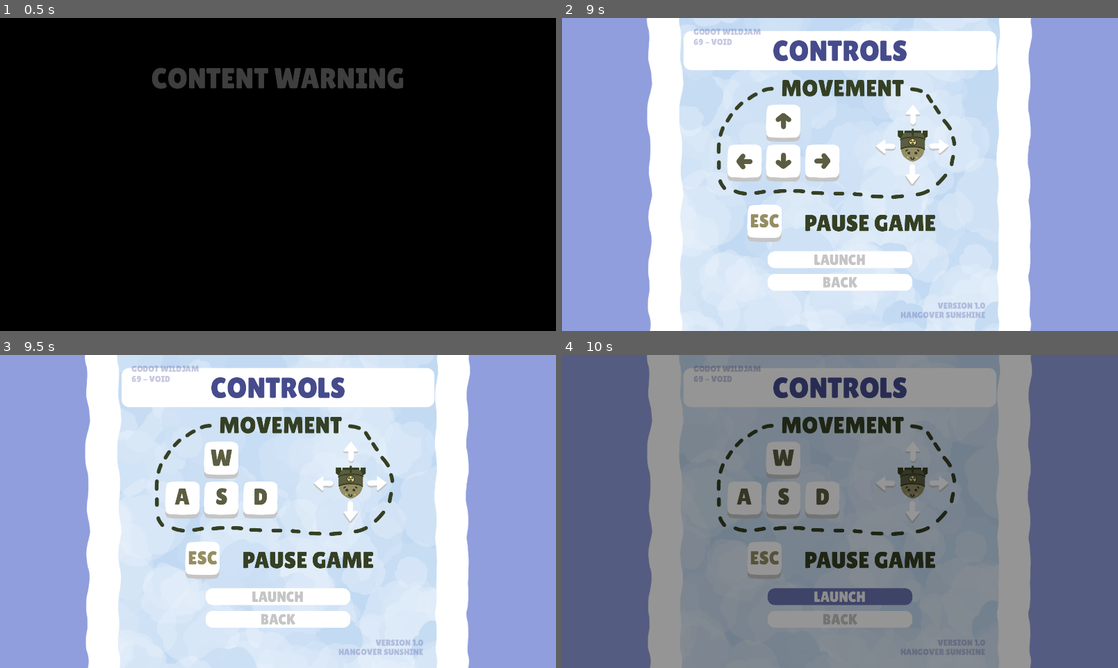
Above: before the commit, frames 1-4 (two rows, left to right).
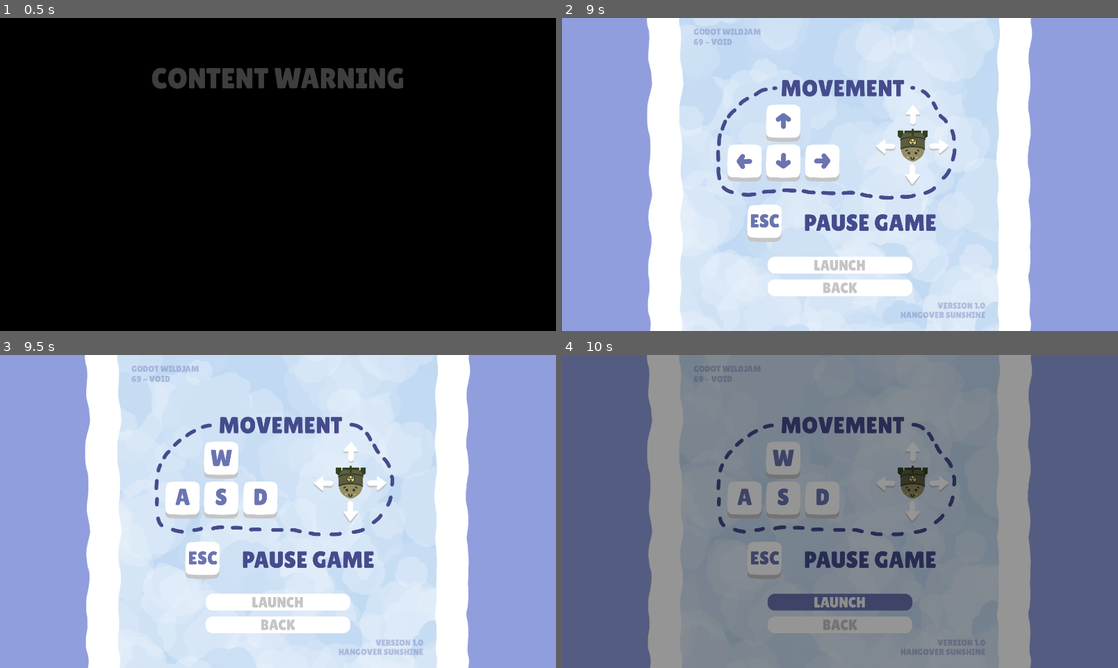
Above: after the commit, the same moments.

Repository: Hangover-Sunshine/DEFCON-JUNIOR
Game: Godot game, scene res://scenes/MainScene.tscn
Two runs of this game, one before a commit and one after it. Both use one fixed random seed, a clock stepped at 60 frames per second and the inputs below.
Inputs:
- Up to frame 1 (0.5 s): no input
- Up to frame 2 (9 s): hold D (right) 0.53-1.28 s; tap Shift (dash) every 2.25 s from 0.6 to 7.35 s; hold S (down) 1.28-2.03 s; tap Space (fire) at 1.35, 5, 5.85 s; hold D (right) 2.03-2.78 s; tap Q (shield) at 2.1, 4.35, 6.6 s; tap Enter at 2.75, 3.5, 4.25, 7.25, 8 s; hold W (up) 2.78-3.53 s; hold Space (fire) 3.53-4.28 s; hold A (left) 3.53-5.03 s; hold S (down) 5.03-5.78 s; hold D (right) 5.78-6.53 s; hold W (up) 6.53-7.28 s; hold D (right) 7.28-8.03 s; hold S (down) 8.03-8.75 s; hold Space (fire) 8.03-8.75 s; click "START" at 8.75 s
- Up to frame 3 (9.5 s): no input
- Up to frame 4 (10 s): click "LAUNCH" at 9.5 s

Frame 1 is identical in both runs. In frame 2, 12% of the frame differs, in the area x 21-79%, y 4-89%; in frame 3, 12%; in frame 4, 9.7%.

Commit message:
Controls Update

Diff:
--- a/scenes/menus/menu_pregame.tscn
+++ b/scenes/menus/menu_pregame.tscn
@@ -1,9 +1,8 @@
-[gd_scene load_steps=9 format=3 uid="uid://cdx15nqmqr1cu"]
+[gd_scene load_steps=8 format=3 uid="uid://cdx15nqmqr1cu"]
 
 [ext_resource type="Script" path="res://scripts/menus/menu_pregame.gd" id="1_3jfox"]
 [ext_resource type="FontFile" uid="uid://csvoyclvx65d2" path="res://assets/fonts/LilitaOne-Regular.ttf" id="2_6c7rd"]
-[ext_resource type="Theme" uid="uid://coxkpxhx8ao77" path="res://assets/graphs/LabelBackGreen3.tres" id="2_hl241"]
-[ext_resource type="Theme" uid="uid://k4u81rgi1yyk" path="res://assets/graphs/CloudToMissile_Button.tres" id="4_78bn3"]
+[ext_resource type="Theme" uid="uid://cov5d4hbgvj32" path="res://assets/graphs/CloudToMissile_Button.tres" id="4_78bn3"]
 [ext_resource type="Texture2D" uid="uid://b7ahxf62vwv3g" path="res://assets/ui/main/Art_Controls.png" id="5_5te88"]
 
 [sub_resource type="Animation" id="Animation_wd6a3"]
@@ -61,18 +60,12 @@
 theme_override_constants/margin_left = 420
 theme_override_constants/margin_top = 45
 theme_override_constants/margin_right = 420
+theme_override_constants/margin_bottom = 120
 
 [node name="Pregame_VBox" type="VBoxContainer" parent="Pregame_MC"]
 layout_mode = 2
 theme_override_constants/separation = 625
-
-[node name="Header1_Label" type="Label" parent="Pregame_MC/Pregame_VBox"]
-layout_mode = 2
-theme = ExtResource("2_hl241")
-theme_override_fonts/font = ExtResource("2_6c7rd")
-theme_override_font_sizes/font_size = 100
-text = "CONTROLS"
-horizontal_alignment = 1
+alignment = 2
 
 [node name="Button_HBox" type="HBoxContainer" parent="Pregame_MC/Pregame_VBox"]
 layout_mode = 2
Binary file changed: assets/ui/main/Art_Controls.png
